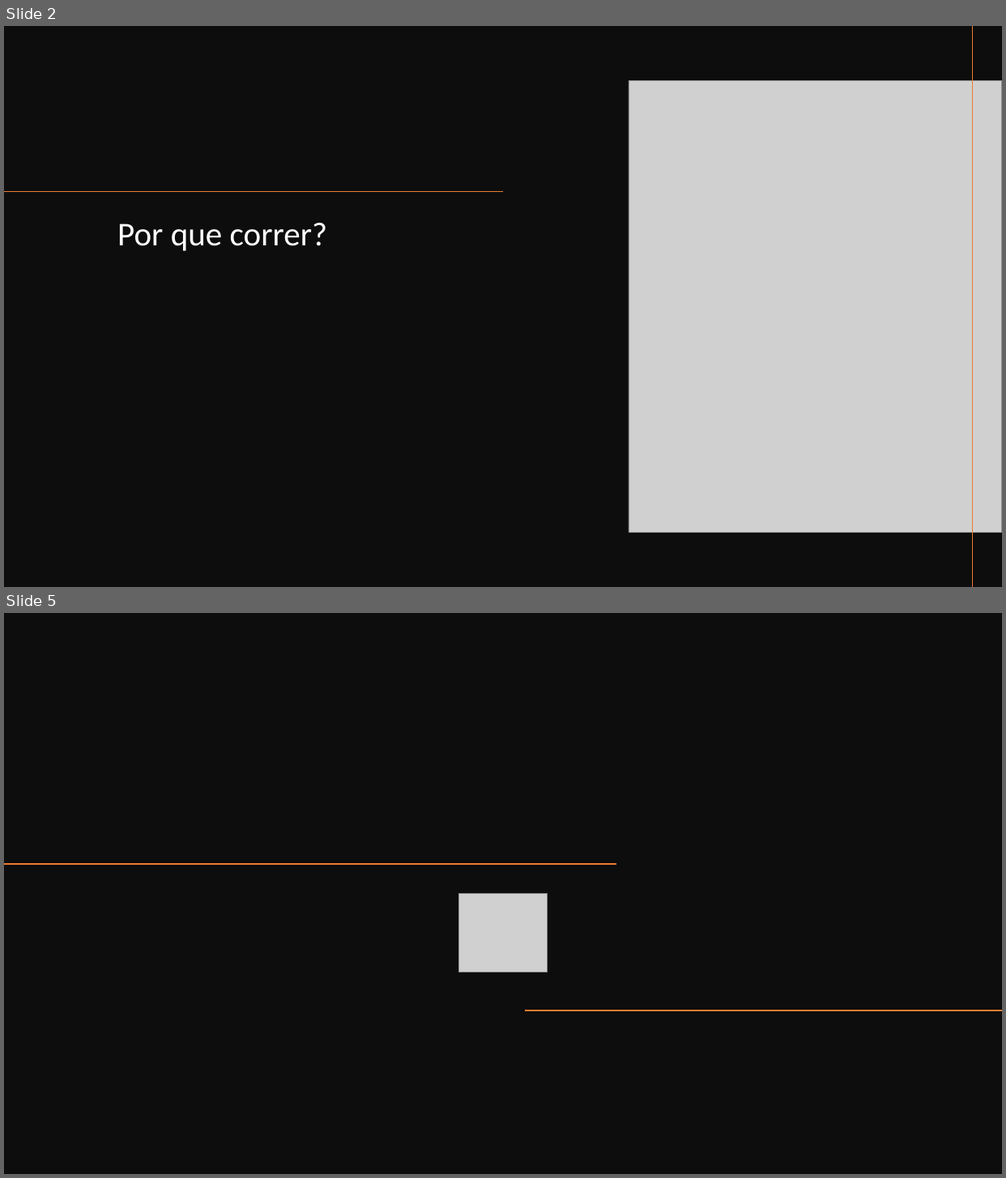
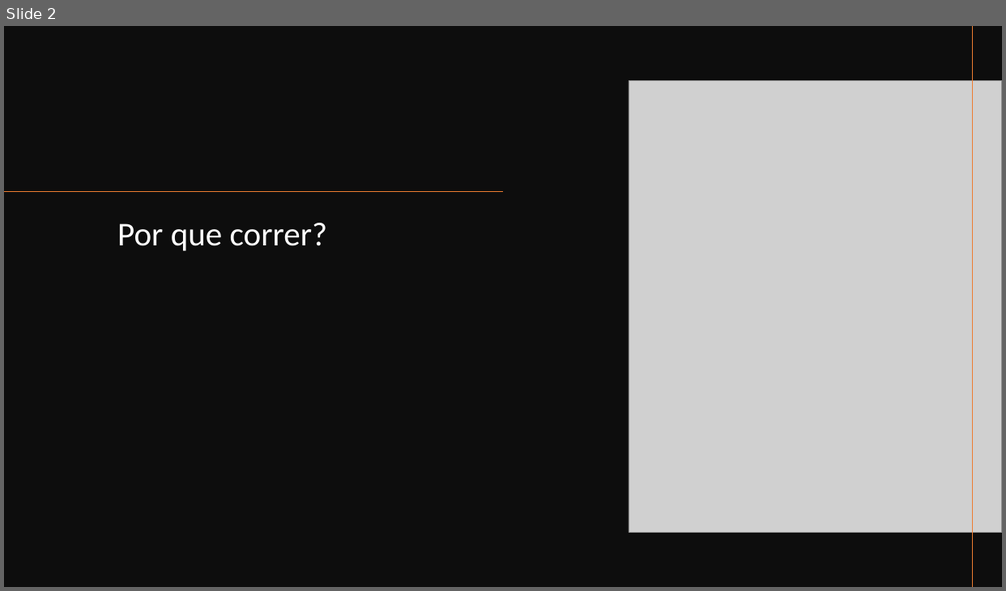
Before and after one commit to glvPedro/keep-running, a slide deck: documents/KEEP RUNNING.pptx. Shown one above the other, each under a label of ours: slides 2 and 5 before the commit, slide 2 after it; the slides between them are not shown. The pictures are 1006x1178 and 1006x591 pixels, drawn with LibreOffice and Linux fonts; fonts in the diff are those of the drawing; grey boxes stand for pictures. Boxes give left, top, right and bottom in pixels: in the first picture for what was removed or moved away, otherwise in the second. Text is boxed around its words. In the diff, an @@ line names an element or a change of style, - is before the commit and + after.

```diff
--- a/documents/KEEP RUNNING.pptx
+++ b/documents/KEEP RUNNING.pptx
@@ slide 5 removed at bbox=[4, 613, 1002, 1174], background #FFFFFF @@
@@ rectangle removed at bbox=[4, 613, 1002, 1174] @@
@@ line removed from (617, 865) to (4, 865) @@
@@ picture removed at bbox=[458, 894, 547, 973] @@
@@ line removed from (1002, 1011) to (525, 1011) @@
```
Also in this commit, not shown: 2 slides changed, 2 slides added, 1 other slide removed, 5 other files.
